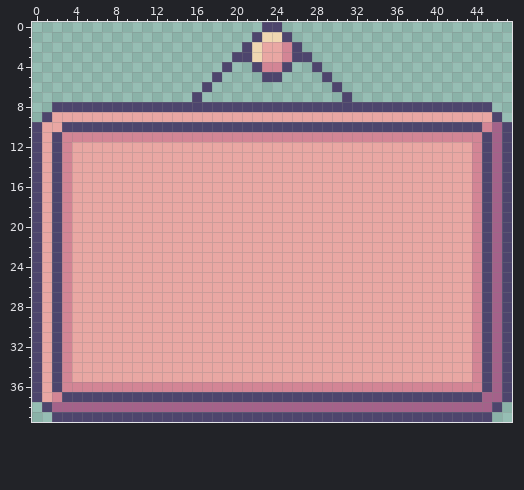
File history of a pixel-art sprite, TowerOfDreams/sprites/sCustomer/layers/5f5343ab-8e2b-4665-8bd2-0d51c2ddf838/0dbb25b3-5c21-47d1-b8ee-089504e413f7.png. That is the earlier state.
The file is 48x40 pixels.
After:
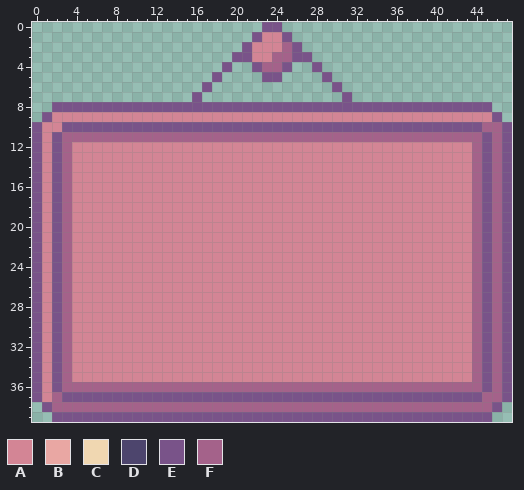
Palette (. is transparent): A #d38595  B #e9a7a3  C #f0d7b1  D #4d456d  E #795389  F #a4628a
Change:
Changed rows in their new state; - is an unchanged pixel.
first column x 0:
 0 -----------------------EE-----------------------
 1 ----------------------EAAE----------------------
 2 ---------------------EAAAFE---------------------
 3 --------------------EEAAFFEE--------------------
 4 -------------------E--EFFE--E-------------------
 5 ------------------E----EE----E------------------
 6 -----------------E------------E-----------------
 7 ----------------E--------------E----------------
 8 --EEEEEEEEEEEEEEEEEEEEEEEEEEEEEEEEEEEEEEEEEEEE--
 9 -EAAAAAAAAAAAAAAAAAAAAAAAAAAAAAAAAAAAAAAAAAAAAE-
10 EAAEEEEEEEEEEEEEEEEEEEEEEEEEEEEEEEEEEEEEEEEEEF-E
11 EAEFFFFFFFFFFFFFFFFFFFFFFFFFFFFFFFFFFFFFFFFFFE-E
12 EAEFAAAAAAAAAAAAAAAAAAAAAAAAAAAAAAAAAAAAAAAAFE-E
13 EAEFAAAAAAAAAAAAAAAAAAAAAAAAAAAAAAAAAAAAAAAAFE-E
14 EAEFAAAAAAAAAAAAAAAAAAAAAAAAAAAAAAAAAAAAAAAAFE-E
15 EAEFAAAAAAAAAAAAAAAAAAAAAAAAAAAAAAAAAAAAAAAAFE-E
16 EAEFAAAAAAAAAAAAAAAAAAAAAAAAAAAAAAAAAAAAAAAAFE-E
17 EAEFAAAAAAAAAAAAAAAAAAAAAAAAAAAAAAAAAAAAAAAAFE-E
18 EAEFAAAAAAAAAAAAAAAAAAAAAAAAAAAAAAAAAAAAAAAAFE-E
19 EAEFAAAAAAAAAAAAAAAAAAAAAAAAAAAAAAAAAAAAAAAAFE-E
20 EAEFAAAAAAAAAAAAAAAAAAAAAAAAAAAAAAAAAAAAAAAAFE-E
21 EAEFAAAAAAAAAAAAAAAAAAAAAAAAAAAAAAAAAAAAAAAAFE-E
22 EAEFAAAAAAAAAAAAAAAAAAAAAAAAAAAAAAAAAAAAAAAAFE-E
23 EAEFAAAAAAAAAAAAAAAAAAAAAAAAAAAAAAAAAAAAAAAAFE-E
24 EAEFAAAAAAAAAAAAAAAAAAAAAAAAAAAAAAAAAAAAAAAAFE-E
25 EAEFAAAAAAAAAAAAAAAAAAAAAAAAAAAAAAAAAAAAAAAAFE-E
26 EAEFAAAAAAAAAAAAAAAAAAAAAAAAAAAAAAAAAAAAAAAAFE-E
27 EAEFAAAAAAAAAAAAAAAAAAAAAAAAAAAAAAAAAAAAAAAAFE-E
28 EAEFAAAAAAAAAAAAAAAAAAAAAAAAAAAAAAAAAAAAAAAAFE-E
29 EAEFAAAAAAAAAAAAAAAAAAAAAAAAAAAAAAAAAAAAAAAAFE-E
30 EAEFAAAAAAAAAAAAAAAAAAAAAAAAAAAAAAAAAAAAAAAAFE-E
31 EAEFAAAAAAAAAAAAAAAAAAAAAAAAAAAAAAAAAAAAAAAAFE-E
32 EAEFAAAAAAAAAAAAAAAAAAAAAAAAAAAAAAAAAAAAAAAAFE-E
33 EAEFAAAAAAAAAAAAAAAAAAAAAAAAAAAAAAAAAAAAAAAAFE-E
34 EAEFAAAAAAAAAAAAAAAAAAAAAAAAAAAAAAAAAAAAAAAAFE-E
35 EAEFAAAAAAAAAAAAAAAAAAAAAAAAAAAAAAAAAAAAAAAAFE-E
36 EAEFFFFFFFFFFFFFFFFFFFFFFFFFFFFFFFFFFFFFFFFFFE-E
37 EAFEEEEEEEEEEEEEEEEEEEEEEEEEEEEEEEEEEEEEEEEEE--E
38 -E--------------------------------------------E-
39 --EEEEEEEEEEEEEEEEEEEEEEEEEEEEEEEEEEEEEEEEEEEE--
